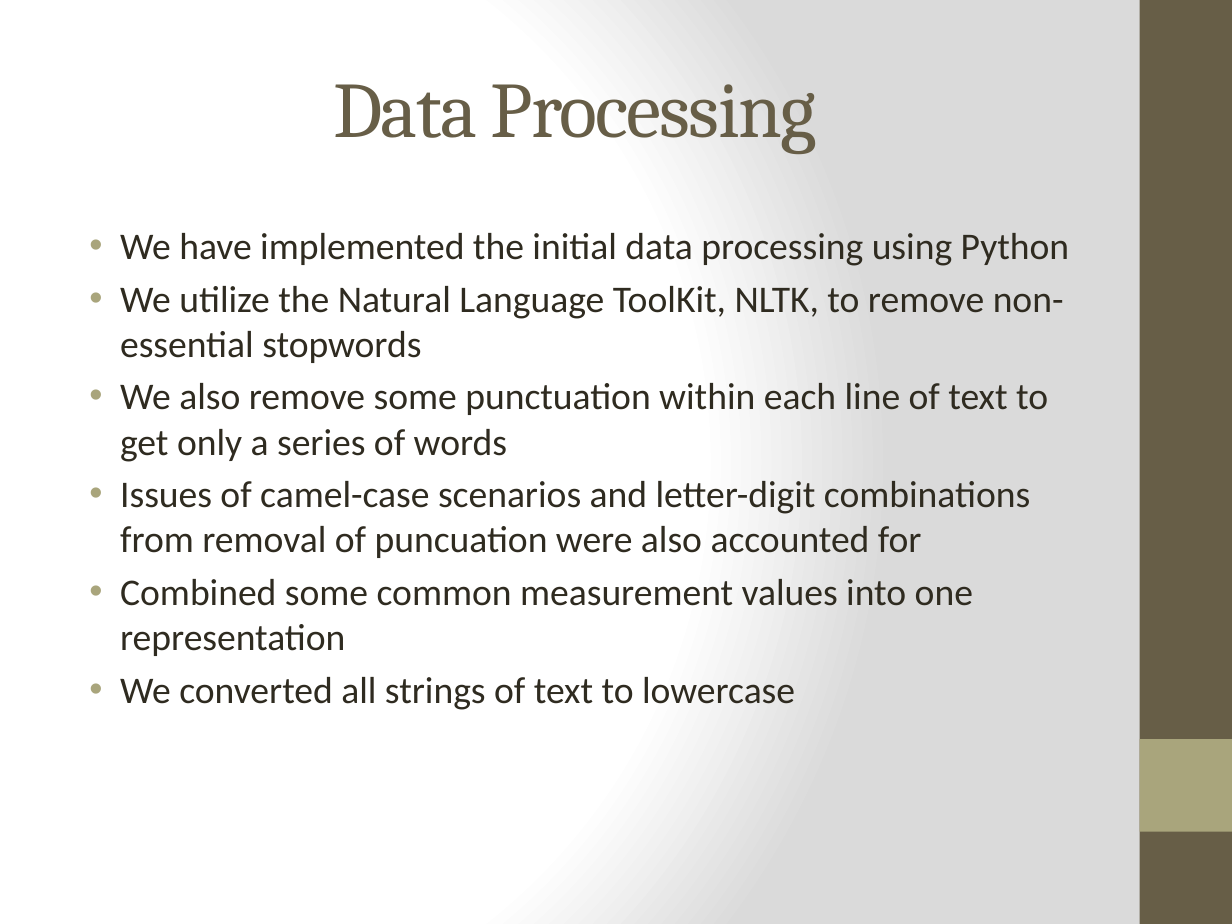
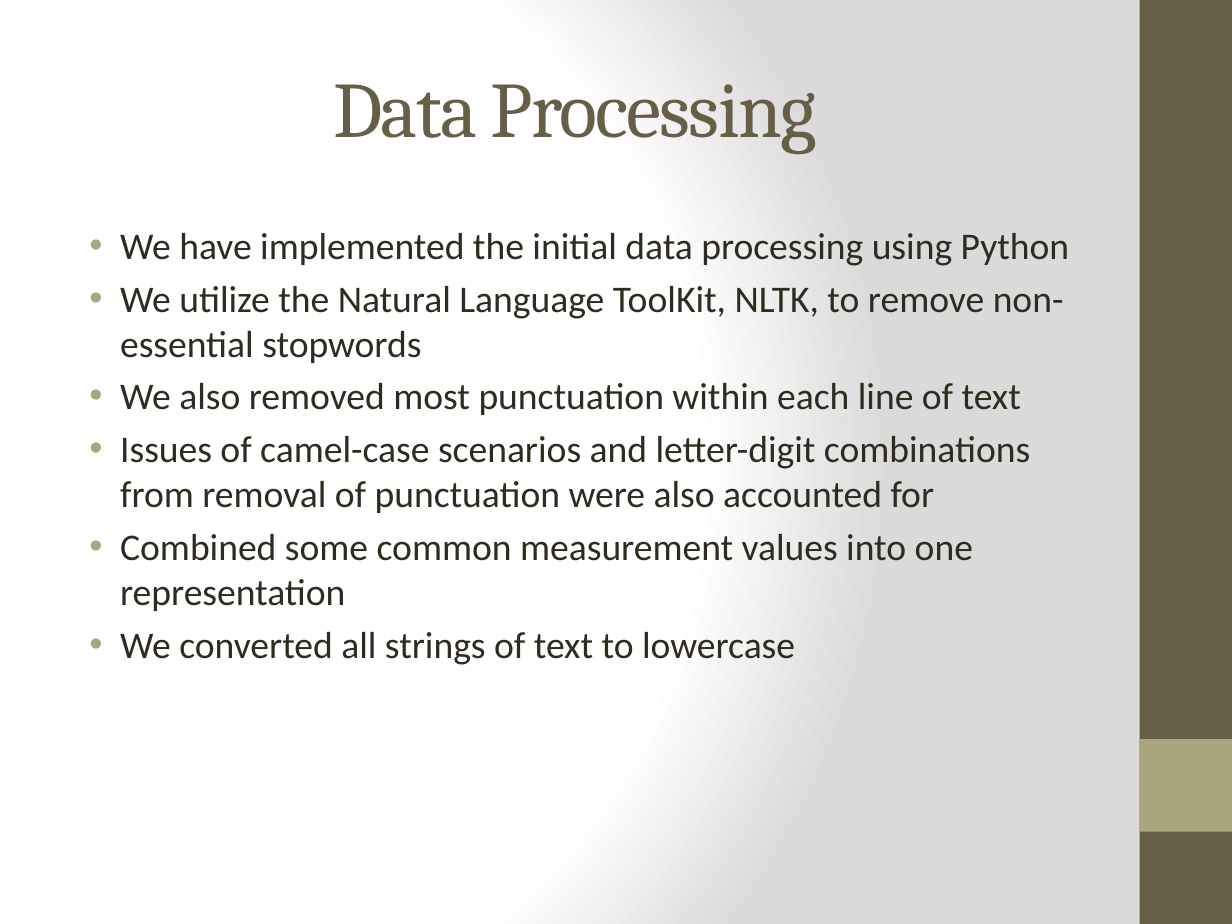
Before and after one commit to jmerranko/infsci_2725, a slide deck: slide 3 of Final Project/project_merranko_rodgers.pptx. Drawn at 1232x924 pixels with LibreOffice and Linux fonts; fonts in the diff are those of the drawing. Boxes give left, top, right and bottom in pixels: in the first picture for what was removed or moved away, otherwise in the second. Text is boxed around its words. In the diff, an @@ line names an element or a change of style, - is before the commit and + after.

```diff
--- a/Final Project/project_merranko_rodgers.pptx
+++ b/Final Project/project_merranko_rodgers.pptx
@@ text at (x1=120, y1=383, x2=1030, y2=513): text changed @@
-• We also remove some punctuation within each line of text to get only a series of words
-• Issues of camel-case scenarios and letter-digit combinations from removal of puncuation were also accounted for
+• We also removed most punctuation within each line of text
+• Issues of camel-case scenarios and letter-digit combinations from removal of punctuation were also accounted for
```
Also in this commit, not shown: 5 other slides changed.
